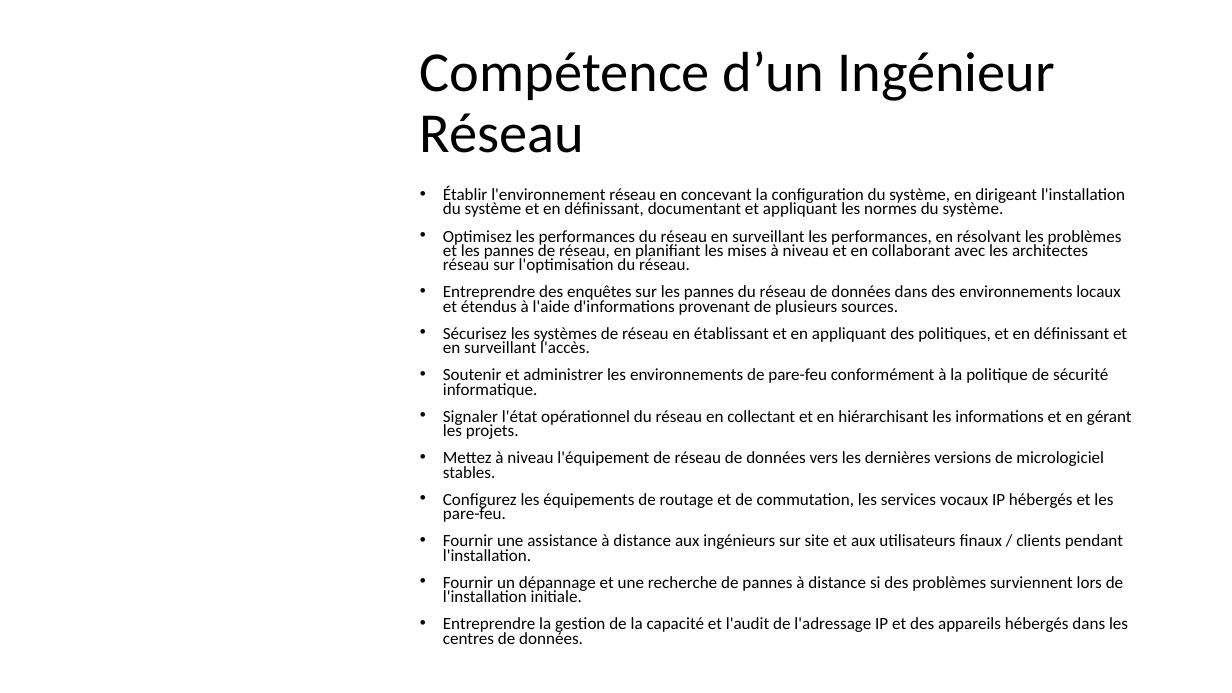
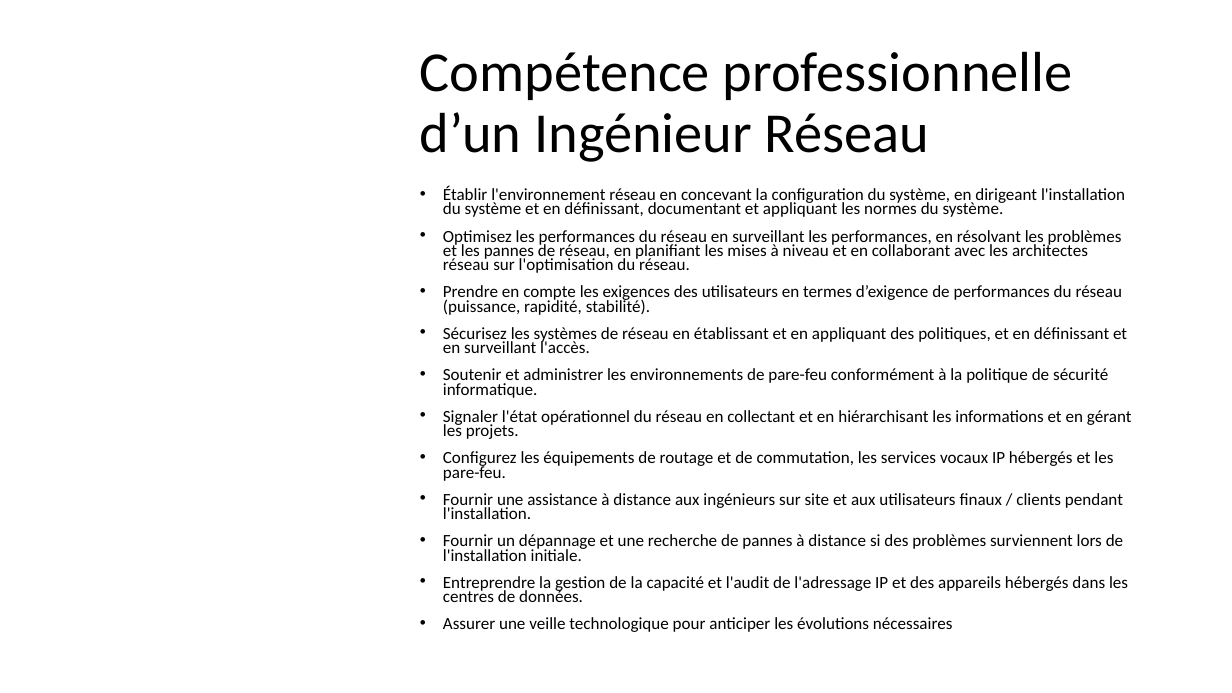
Before and after one commit to Solifred38/cv, a slide deck: slide 29 of Profiles_jobs_it.pptx (slide 21 before the commit). Drawn at 1232x693 pixels with LibreOffice and Linux fonts; fonts in the diff are those of the drawing; background and template pictures are left out. Boxes give left, top, right and bottom in pixels: in the first picture for what was removed or moved away, otherwise in the second. Text is boxed around its words. In the diff, an @@ line names an element or a change of style, - is before the commit and + after.

```diff
--- a/Profiles_jobs_it.pptx
+++ b/Profiles_jobs_it.pptx
@@ title at (x1=420, y1=51, x2=1073, y2=162): text changed @@
-Compétence d’un Ingénieur Réseau
+Compétence professionnelle d’un Ingénieur Réseau
@@ text at (x1=443, y1=285, x2=1123, y2=315): text changed @@
-• Entreprendre des enquêtes sur les pannes du réseau de données dans des environnements locaux et étendus à l'aide d'informations provenant de plusieurs sources.
+• Prendre en compte les exigences des utilisateurs en termes d’exigence de performances du réseau (puissance, rapidité, stabilité).
@@ text at (x1=443, y1=451, x2=1104, y2=478): paragraph removed @@
-• Mettez à niveau l'équipement de réseau de données vers les dernières versions de micrologiciel stables.
@@ text at (x1=443, y1=617, x2=952, y2=632): paragraph added @@
+• Assurer une veille technologique pour anticiper les évolutions nécessaires
```
Also in this commit, not shown: 19 other slides changed, 15 slides added.
